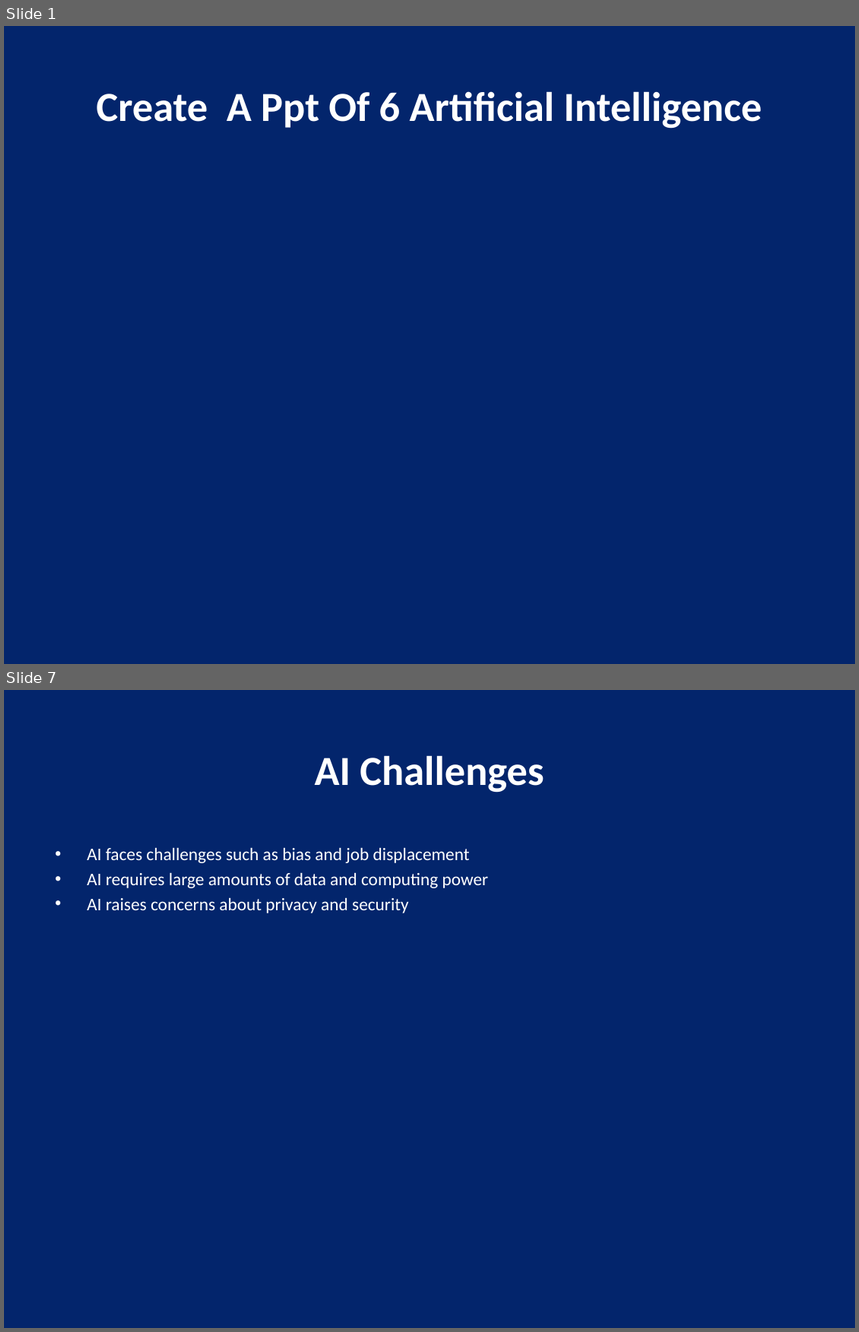
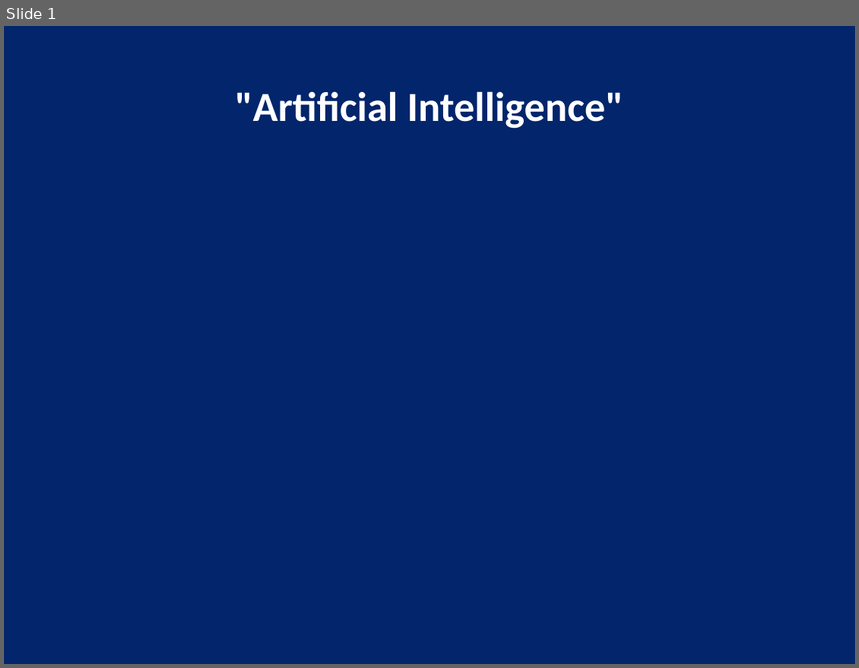
Before and after one commit to Shanaaz-77/auto_ppt_agent, a slide deck: generated_ppts/artificial_intelligence_presentation.pptx. Shown one above the other, each under a label of ours: slides 1 and 7 before the commit, slide 1 after it; the slides between them are not shown. The pictures are 859x1332 and 859x668 pixels, drawn with LibreOffice and Linux fonts; fonts in the diff are those of the drawing. Boxes give left, top, right and bottom in pixels: in the first picture for what was removed or moved away, otherwise in the second. Text is boxed around its words. In the diff, an @@ line names an element or a change of style, - is before the commit and + after.

```diff
--- a/generated_ppts/artificial_intelligence_presentation.pptx
+++ b/generated_ppts/artificial_intelligence_presentation.pptx
@@ slide 7 removed at [4, 690, 855, 1328], background #03256C @@
@@ title removed at [315, 755, 544, 793] @@
-AI Challenges
@@ text removed at [87, 847, 489, 913] @@
-• AI faces challenges such as bias and job displacement
-• AI requires large amounts of data and computing power
-• AI raises concerns about privacy and security
@@ slide 1 changed as well @@
@@ title at [235, 91, 624, 129]: text changed @@
-Create A Ppt Of 6 Artificial Intelligence
+"Artificial Intelligence"
```
Also in this commit, not shown: 2 other slides changed, 3 slides added, 3 other slides removed, 1 other file.
